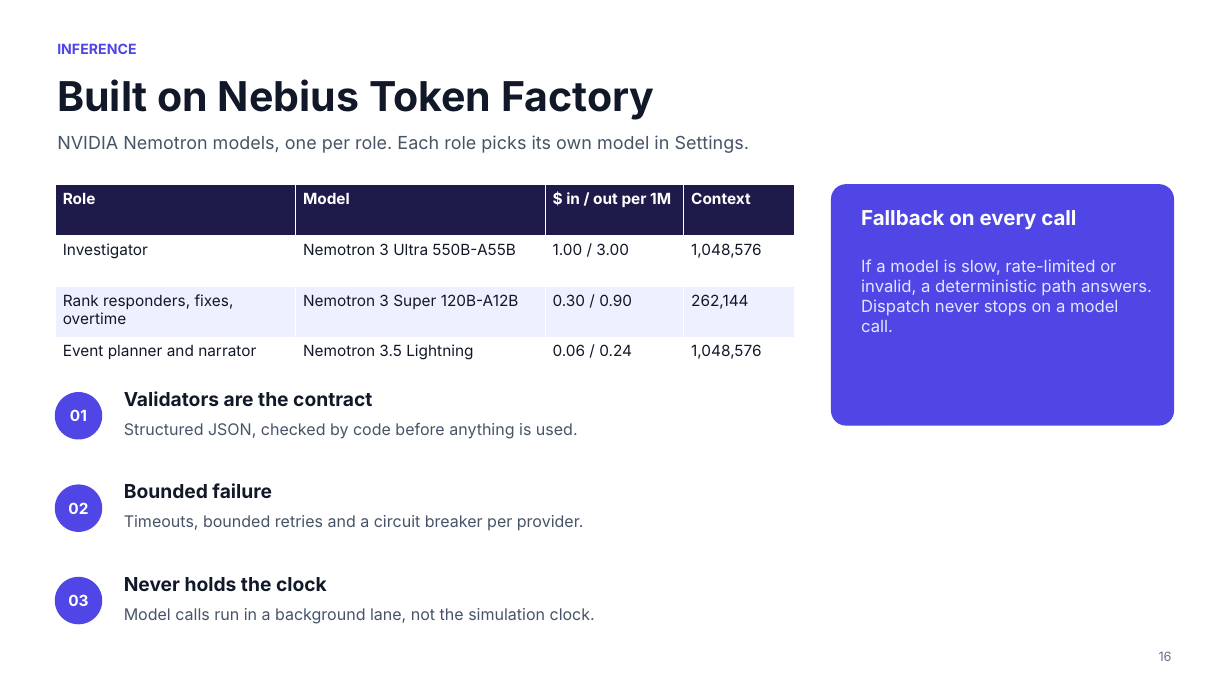
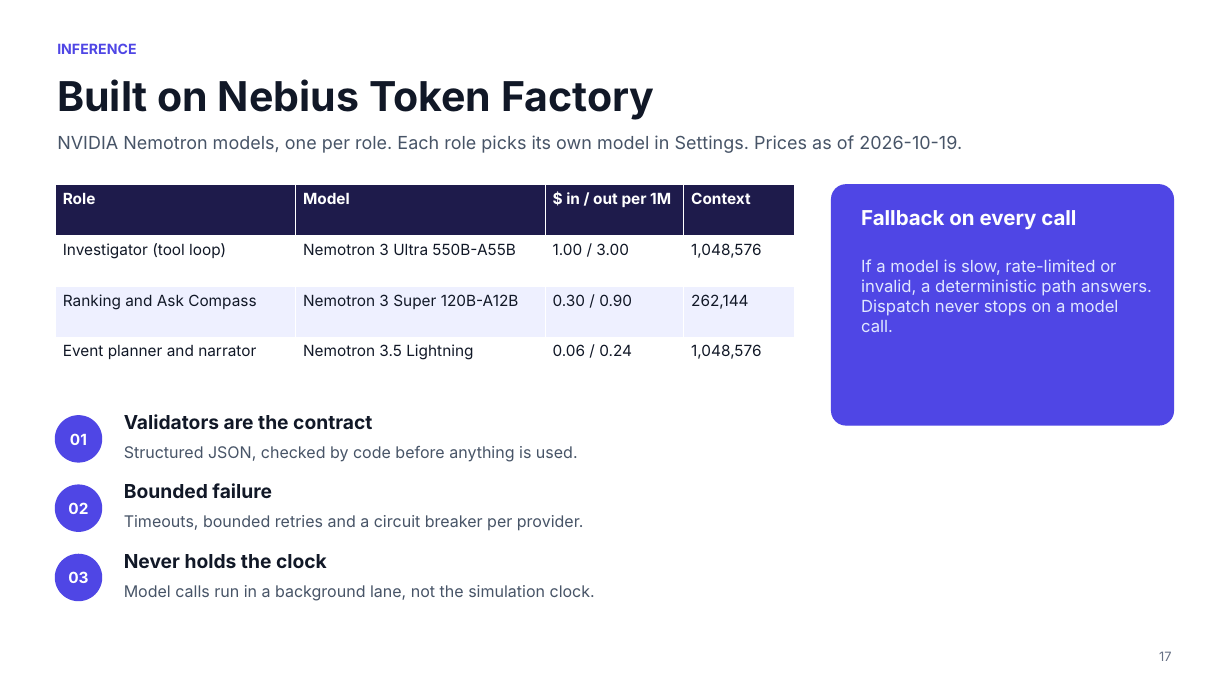
Before and after one commit to e8aura-makodev58/nebius-compass, a slide deck: slide 17 of docs/nebius/deck/ResponseCompass-nebius-deck.pptx (slide 16 before the commit). Drawn at 1232x693 pixels with LibreOffice and Linux fonts; fonts in the diff are those of the drawing; background and template pictures are left out. Boxes give left, top, right and bottom in pixels: in the first picture for what was removed or moved away, otherwise in the second. Text is boxed around its words. In the diff, an @@ line names an element or a change of style, - is before the commit and + after.

```diff
--- a/docs/nebius/deck/ResponseCompass-nebius-deck.pptx
+++ b/docs/nebius/deck/ResponseCompass-nebius-deck.pptx
@@ text at bbox=[57, 135, 962, 153]: text changed @@
-NVIDIA Nemotron models, one per role. Each role picks its own model in Settings.
+NVIDIA Nemotron models, one per role. Each role picks its own model in Settings. Prices as of 2026-10-19.
@@ table at bbox=[55, 185, 795, 388] @@
-row 2, column 1: Investigator
+row 2, column 1: Investigator (tool loop)
-row 3, column 1: Rank responders, fixes, overtime
+row 3, column 1: Ranking and Ask Compass
@@ 2 texts, 1 ellipse: place and size @@
-2 texts, 1 ellipse at bbox=[55, 391, 578, 439]
+2 texts, 1 ellipse at bbox=[55, 414, 578, 462]
@@ 2 texts, 1 ellipse: place and size @@
-2 texts, 1 ellipse at bbox=[55, 577, 595, 624]
+2 texts, 1 ellipse at bbox=[55, 554, 595, 601]
@@ text at bbox=[1159, 651, 1171, 661]: text changed @@
-16
+17
```
Also in this commit, not shown: 17 other slides changed, 1 slide added, 2 other files.
